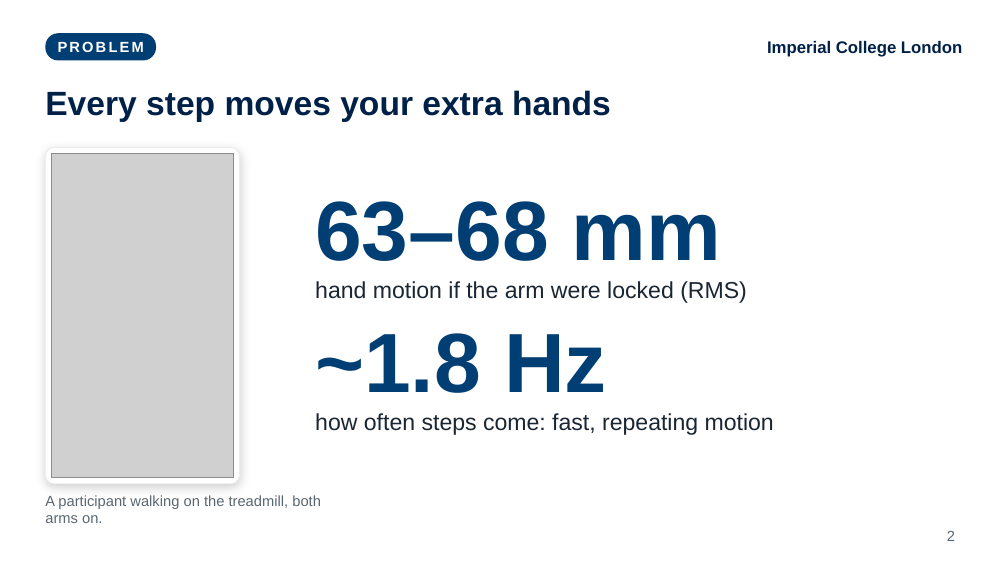
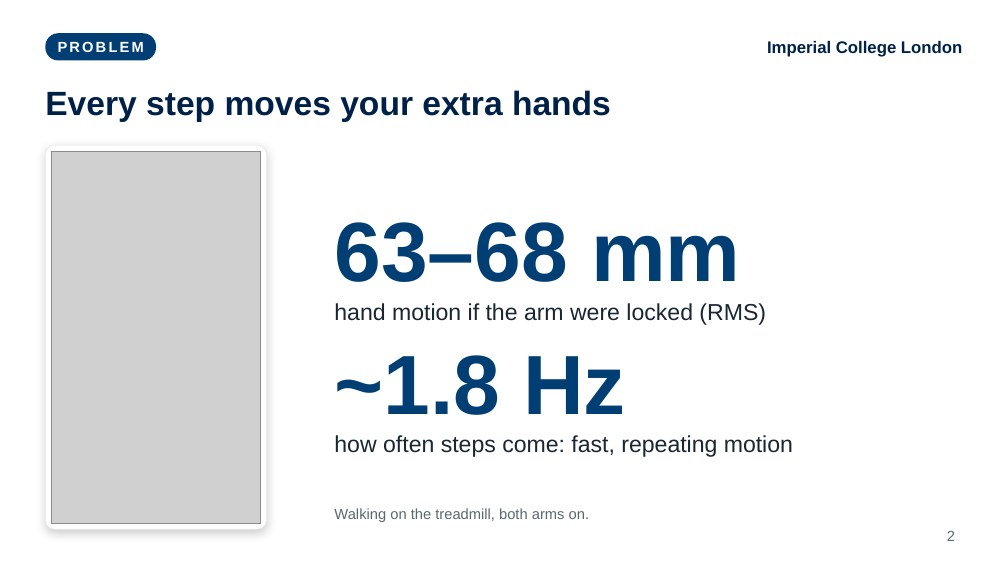
Before and after one commit to fechachris4/HumanSL_MAIN, a slide deck: slide 2 of presentation/World_Stable_Supernumerary_Effectors_Akabueze.pptx. Drawn at 1008x567 pixels with LibreOffice and Linux fonts; fonts in the diff are those of the drawing; grey boxes stand for pictures. Boxes give left, top, right and bottom in pixels: in the first picture for what was removed or moved away, otherwise in the second. Text is boxed around its words. In the diff, an @@ line names an element or a change of style, - is before the commit and + after.

```diff
--- a/presentation/World_Stable_Supernumerary_Effectors_Akabueze.pptx
+++ b/presentation/World_Stable_Supernumerary_Effectors_Akabueze.pptx
@@ rounded rectangle: place and size @@
-rounded rectangle at [45,147,240,484]
+rounded rectangle at [45,145,266,529]
@@ rounded rectangle at [45,145,266,529]: proportions changed @@
@@ picture: place and size @@
-picture at [51,154,234,478]
+picture at [51,151,260,523]
@@ text "63–68 mm": place and size @@
-text "63–68 mm" at [315,201,721,261]
+text "63–68 mm" at [334,222,740,282]
@@ text "hand motion if the arm ...": place and size @@
-text "hand motion if the arm ..." at [315,281,747,303]
+text "hand motion if the arm ..." at [334,303,766,325]
@@ text "~1.8 Hz": place and size @@
-text "~1.8 Hz" at [315,333,607,393]
+text "~1.8 Hz" at [334,355,626,415]
@@ text "how often steps come: fast, ...": place and size @@
-text "how often steps come: fast, ..." at [315,413,774,435]
+text "how often steps come: fast, ..." at [334,435,793,457]
@@ text at [334,508,589,522]: text changed @@
-A participant walking on the treadmill, both arms on.
+Walking on the treadmill, both arms on.
```
Also in this commit, not shown: 9 other slides changed, 1 other file.
